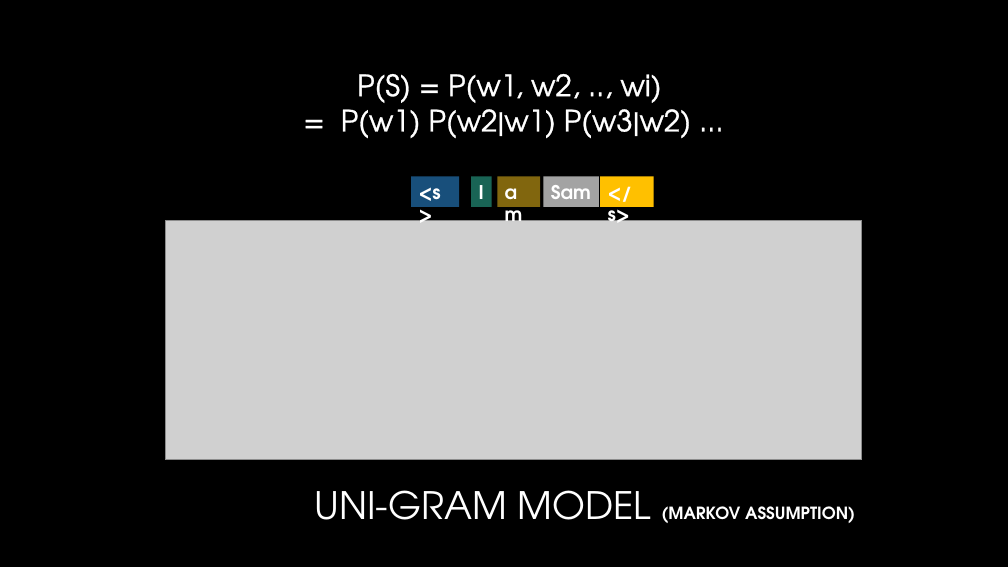
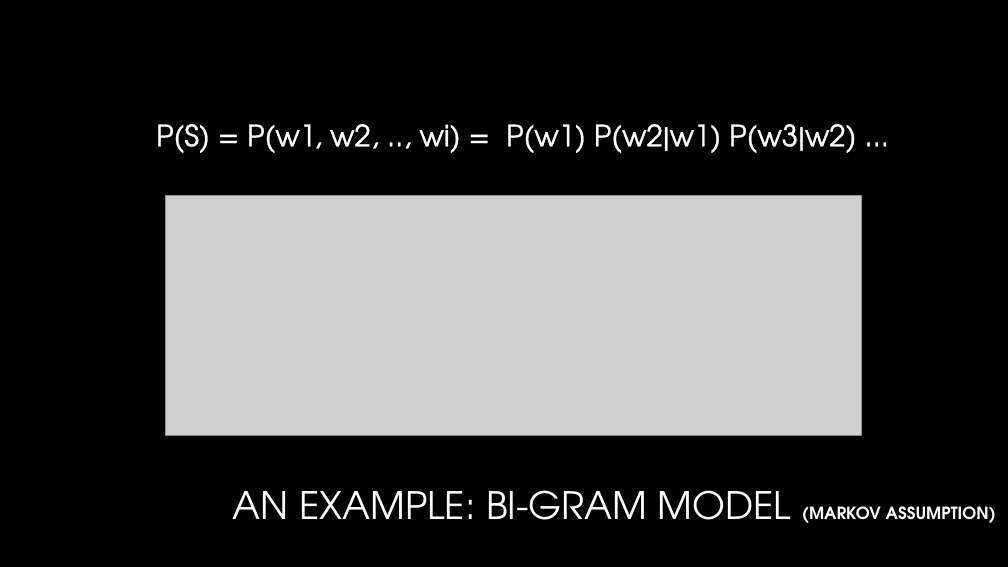
Before and after one commit to pparacch/CapstoneProjectDataScienceSpecialization, a slide deck: slide 7 of notes/meetUp_case_textPrediction.pptx (slide 14 before the commit). Drawn at 1008x567 pixels with LibreOffice and Linux fonts; fonts in the diff are those of the drawing; grey boxes stand for pictures; background and template pictures are left out. Boxes give left, top, right and bottom in pixels: in the first picture for what was removed or moved away, otherwise in the second. Text is boxed around its words. In the diff, an @@ line names an element or a change of style, - is before the commit and + after.

```diff
--- a/notes/meetUp_case_textPrediction.pptx
+++ b/notes/meetUp_case_textPrediction.pptx
@@ text at [156, 124, 856, 153]: text changed @@
-P(S) = P(w1, w2, .., wi)
-= P(w1) P(w2|w1) P(w3|w2) ...
+P(S) = P(w1, w2, .., wi) = P(w1) P(w2|w1) P(w3|w2) ...
@@ rectangle removed at [411, 176, 460, 206] @@
-<s>
@@ rectangle removed at [471, 176, 492, 206] @@
-I
@@ rectangle removed at [498, 176, 541, 206] @@
-am
@@ rectangle removed at [544, 176, 599, 206] @@
-Sam
@@ rectangle removed at [600, 176, 654, 206] @@
-</s>
@@ picture: place and size @@
-picture at [166, 221, 862, 461]
+picture at [166, 196, 862, 436]
@@ title at [233, 490, 996, 523]: text changed; size 16 to 36 pt; bold off @@
-UNI-GRAM MODEL (MARKOV ASSUMPTION)
+AN EXAMPLE: BI-GRAM MODEL (MARKOV ASSUMPTION)
```
Also in this commit, not shown: 4 other slides changed, 1 slide added, 1 slide removed.
